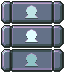
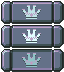
Layers edited between the first and the second (64, 72) image:
added layer "Scores" above "Facebook" over [left=22, top=5, right=41, bottom=67]
hid "Customize" over [left=25, top=5, right=38, bottom=67]
